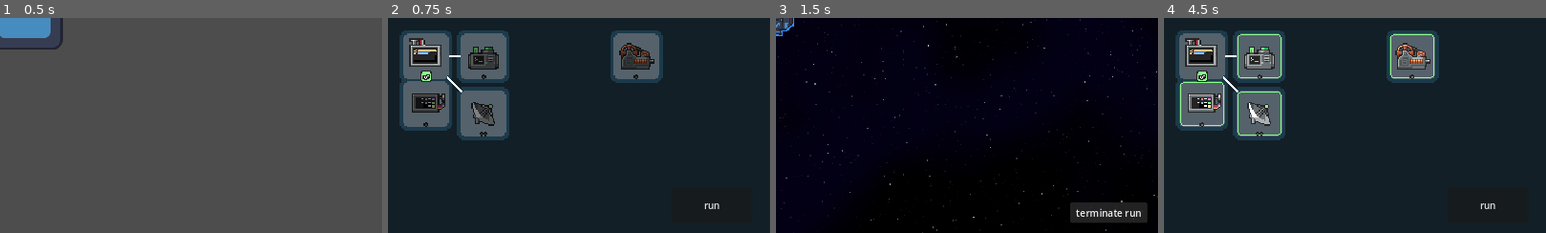
Above: before the commit, frames 1-4 (left to right).
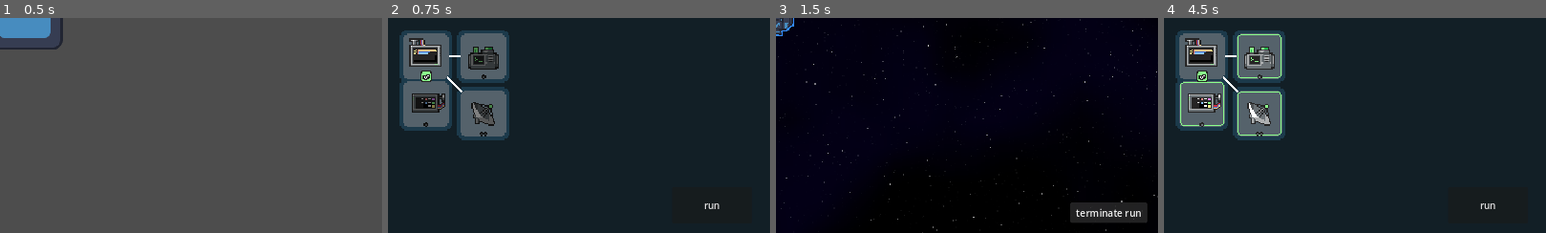
Above: after the commit, the same moments.

Repository: A5TR0spud/asterdrift_redshift
Game: Godot game, scene res://Scenes/Menus/main_menu.tscn
Same seed, same stepped clock (60 frames per second), same inputs: the game is played once before the commit and once after it. The engine's default icon, where the game draws it, is replaced by a stand-in: a white triangle on a blue panel in a dark square.
Inputs:
- Up to frame 1 (0.5 s): no input
- Up to frame 2 (0.75 s): click "Play" at 0.5 s
- Up to frame 3 (1.5 s): click "run" at 1.25 s
- Up to frame 4 (4.5 s): click "terminate run" at 2 s; click "Return To Hangar" at 2.75 s; click "RESET" at 3.5 s; click "CHEAT" at 4.25 s
The pictures show only the part of the screen within x 50-100%, y 50-100%; the shares and areas given below are measured in that part.

Frame 1 is identical in both runs. In frame 2, 2.9% of the frame differs, in the area x 58-72%, y 5-31%; in frame 3, nothing differs; in frame 4, 3.1%.

Commit message:
Dynamo, Hydroponics fix

Diff:
--- a/Scenes/Hangar/hangar.tscn
+++ b/Scenes/Hangar/hangar.tscn
@@ -1247,13 +1247,14 @@
 SPRITE = ExtResource("59_vay1v")
 Cost = SubResource("Resource_4e528")
 
-[node name="Dynamo" parent="Camera2D/TechTree/BottomRight/Farming" instance=ExtResource("4_r883k")]
+[node name="Dynamo" parent="Camera2D/TechTree/BottomRight/Farming" node_paths=PackedStringArray("PARENT_UPGRADE") instance=ExtResource("4_r883k")]
 position = Vector2(416, 64)
 NAME = "Dynamo"
 DESCRIPTION = "Every resource collected grants energy
 based on ship velocity, but slightly slows
 the ship."
 INTERNAL_NAME = "Dynamo"
+PARENT_UPGRADE = NodePath("../Combustor")
 SPRITE = ExtResource("60_l6rli")
 Cost = SubResource("Resource_710cu")
 
--- a/Scenes/World/world.gd
+++ b/Scenes/World/world.gd
@@ -37,7 +37,7 @@
 	if UpgradesManager.Load("ResourceMonitor") > 0:
 		ResourceMonitor.Display = RunHandler.Mats
 
-	if FarmedOrganics < RunHandler.TimeSpent / 7.0 - 1:
+	if UpgradesManager.Load("Farm") > 0 && FarmedOrganics < RunHandler.TimeSpent / 7.0 - 1:
 		FarmedOrganics += 1
 		var instance : Collectable = CollectableScene.instantiate()
 		instance.COLLECTION = Materials.Mats.Organics
Not shown, changed: CHANGELOG.md
